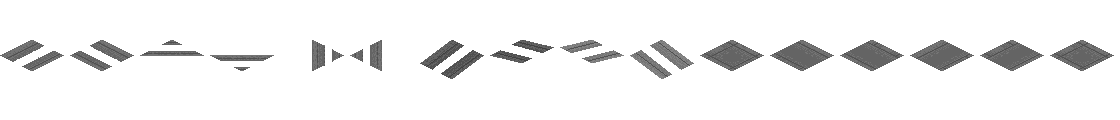
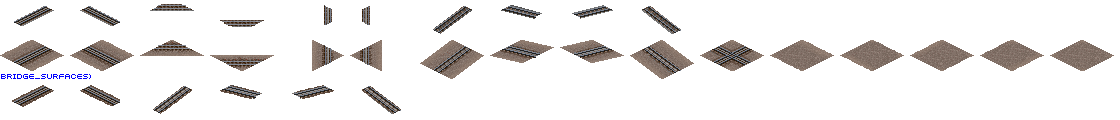
Revision of a layered 1120 x 120 image; what changed, layer by layer:
showed group "1435/1372" (10 layers) over [0, 4, 1036, 114]
showed "LinMo Shade" over [436, 47, 538, 72]
showed "LinMo" over [16, 7, 748, 112]
showed "White" over [0, 30, 1114, 91]
showed "Ballast Base" over [0, 40, 1114, 79]
hid "Urban Underlay" over [0, 40, 1114, 79]
